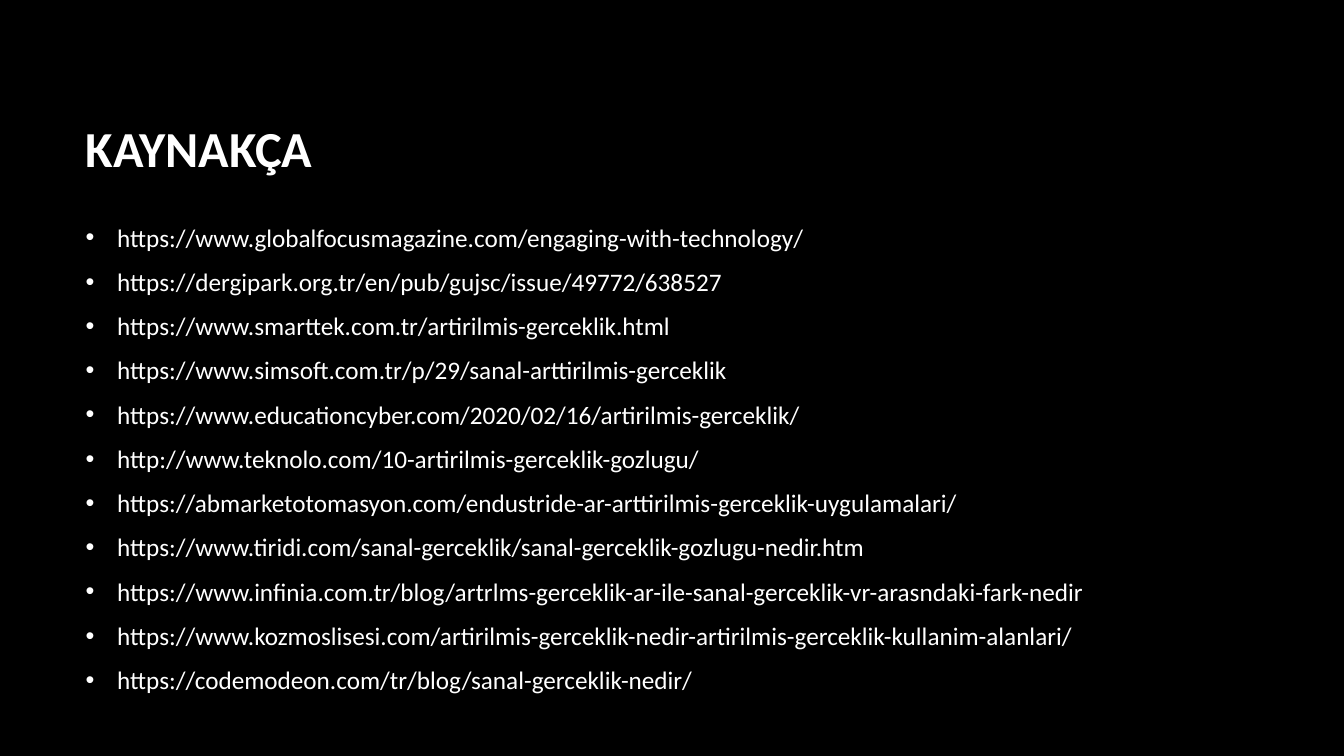
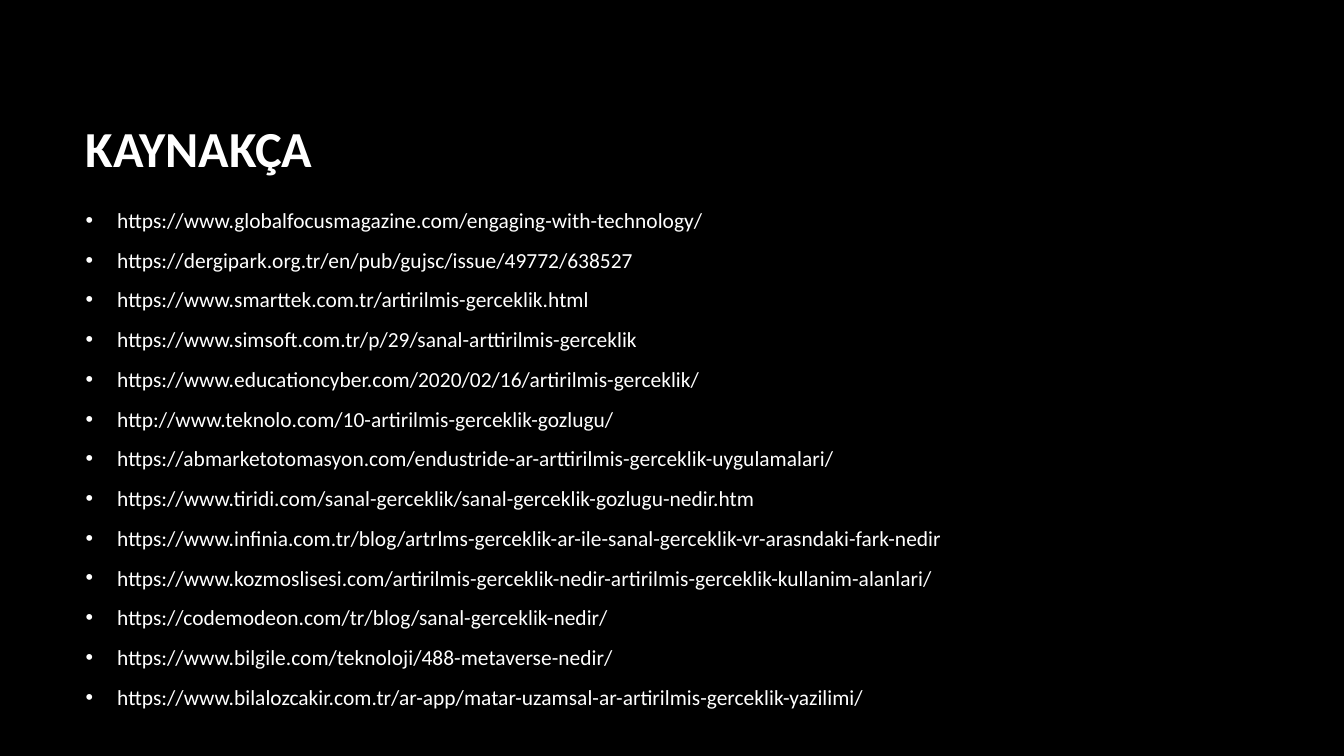
Before and after one commit to ghostsnipertm/projehazirlama, a slide deck: slide 15 of Artırılmış ve Sanal Gerçeklik.pptx (slide 10 before the commit). Drawn at 1344x756 pixels with LibreOffice and Linux fonts; fonts in the diff are those of the drawing; background and template pictures are left out. Boxes give left, top, right and bottom in pixels: in the first picture for what was removed or moved away, otherwise in the second. Text is boxed around its words. In the diff, an @@ line names an element or a change of style, - is before the commit and + after.

```diff
--- a/Artırılmış ve Sanal Gerçeklik.pptx
+++ b/Artırılmış ve Sanal Gerçeklik.pptx
@@ text at (x1=117, y1=213, x2=940, y2=629): size 18 to 15.3 pt in "https://www.globalfocusmagazine.com/engaging-with-technology ...", "https://dergipark.org.tr/en/pub/gujsc/issue/49772/638527", "https://www.smarttek.com.tr/artirilmis-gerceklik.html", "https://www.simsoft.com.tr/p/29/sanal-arttirilmis-gerceklik" and 7 more places @@
@@ text at (x1=117, y1=650, x2=862, y2=709): paragraphs added @@
+• https://www.bilgile.com/teknoloji/488-metaverse-nedir/
+• https://www.bilalozcakir.com.tr/ar-app/matar-uzamsal-ar-artirilmis-gerceklik-yazilimi/
```
Also in this commit, not shown: 2 other slides changed, 6 slides added, 1 slide removed, 2 other files.
